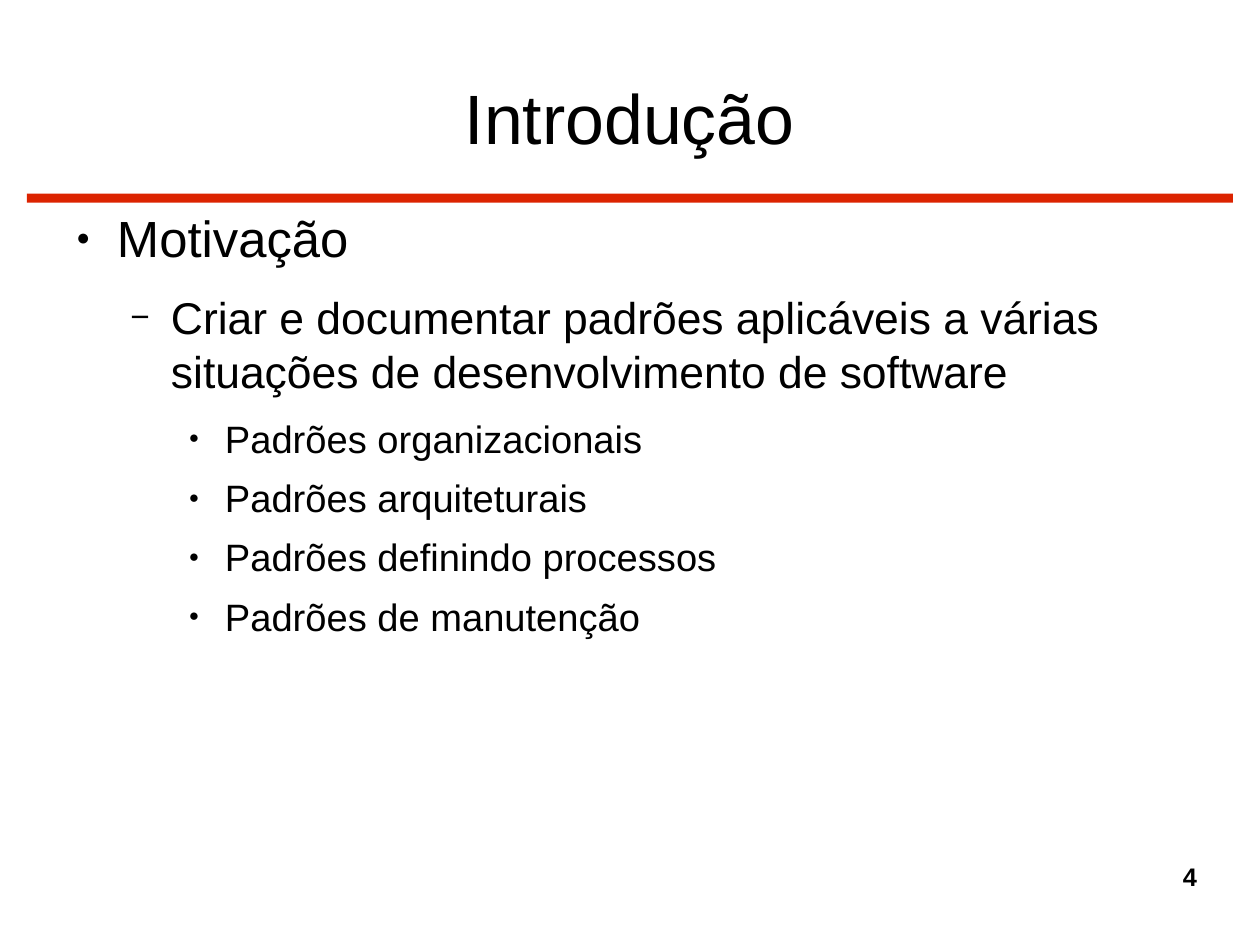
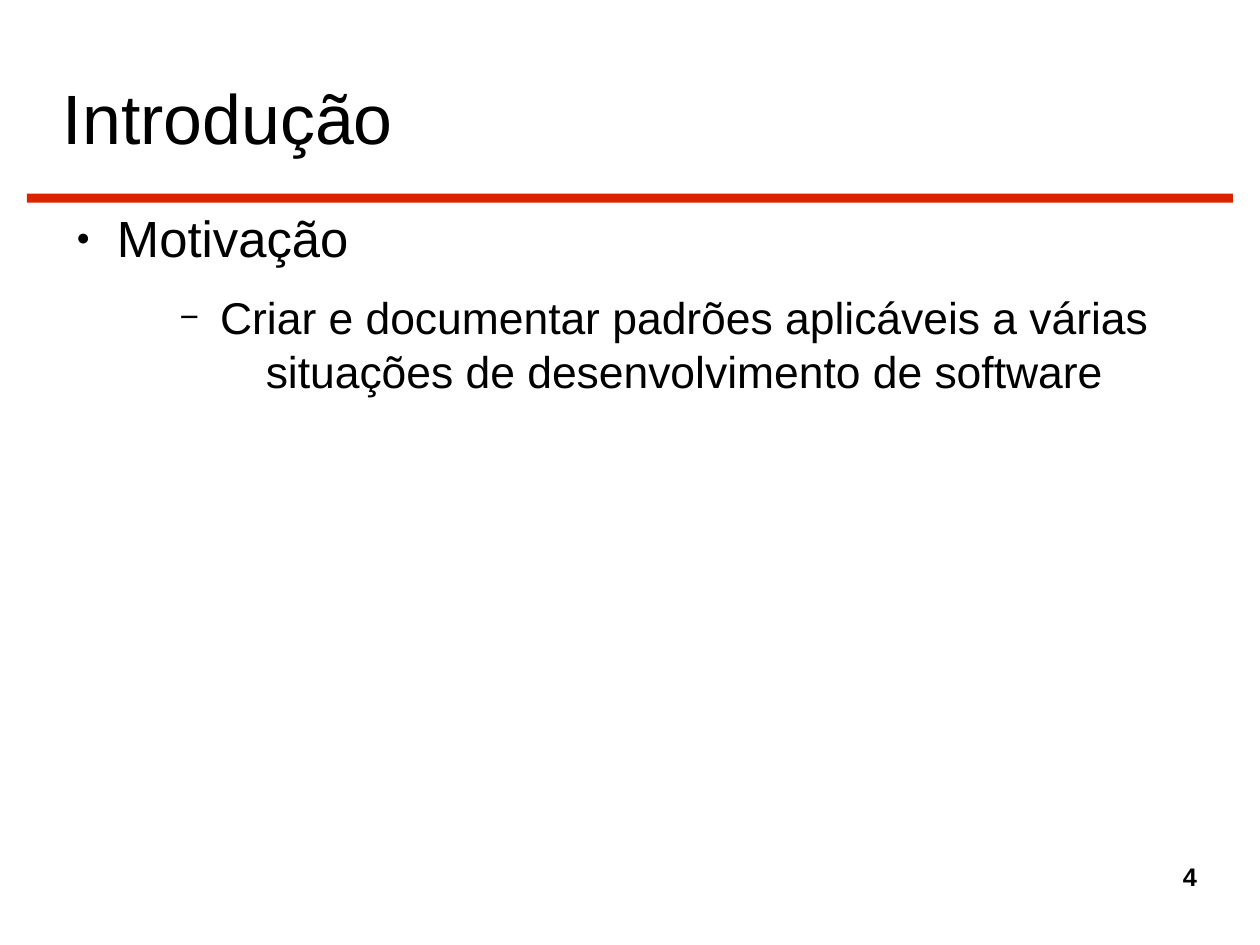
Before and after one commit to gtessa/gc20131_leitura_5, a slide deck: slide 4 of Completo.odp. Drawn at 1260x945 pixels with LibreOffice and Linux fonts; fonts in the diff are those of the drawing. Boxes give left, top, right and bottom in pixels: in the first picture for what was removed or moved away, otherwise in the second. Text is boxed around its words. In the diff, an @@ line names an element or a change of style, - is before the commit and + after.

```diff
--- a/Completo.odp
+++ b/Completo.odp
@@ title "Introdução" at [63,93,393,157]: alignment centre to left @@
@@ text at [220,301,1147,397]: alignment left to centre @@
@@ text at [225,425,717,639]: paragraphs removed @@
-    ● Padrões organizacionais
-    ● Padrões arquiteturais
-    ● Padrões definindo processos
-    ● Padrões de manutenção
```
Also in this commit, not shown: 72 other slides changed, 1 slide removed.
